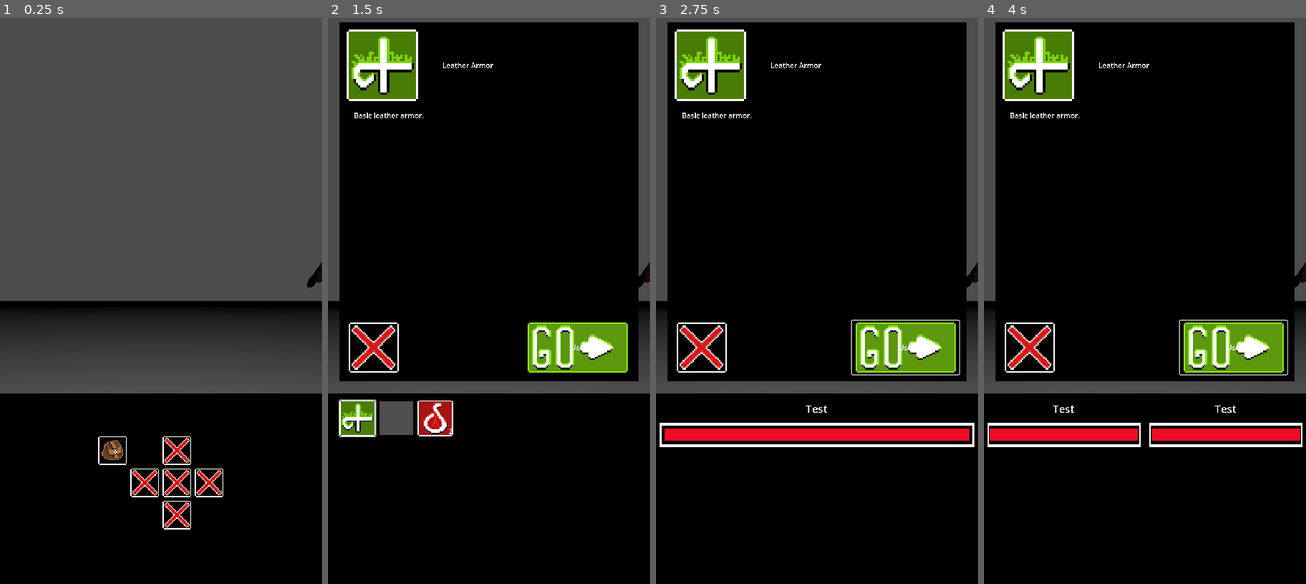
Above: before the commit, frames 1-4 (left to right).
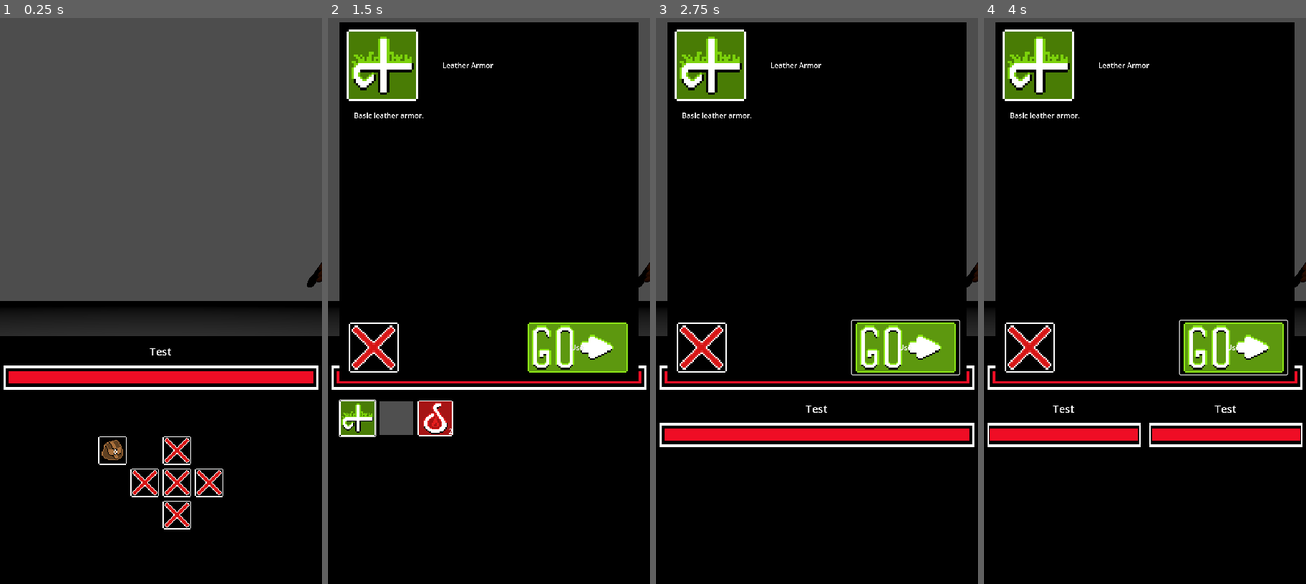
Above: after the commit, the same moments.

Repository: Crestor123/VoidRPG2.0
Game: Godot game, scene res://Scenes/Main.tscn
Two runs of this game, one before a commit and one after it. Both use one fixed random seed, a clock stepped at 60 frames per second and the inputs below. The engine's default icon, where the game draws it, is replaced by a stand-in: a white triangle on a blue panel in a dark square.
Inputs (mouse positions are in pixels of both pictures, inside the frame that each line leads up to):
- Up to frame 1 (0.25 s): no input
- Up to frame 2 (1.5 s): click (440, 482) at 0.5 s; click (356, 419) at 1.27 s
- Up to frame 3 (2.75 s): click "Use" at 2 s
- Up to frame 4 (4 s): click (1012, 419) at 2.77 s; click "Use" at 3.5 s

The runs differ from the first frame. In frame 1, 10% of the frame differs, in the area x 0-100%, y 56-67%; in frame 2, 2.7%; in frame 3, 2.7%; in frame 4, 2.7%.

Commit message:
Implemented basic item usage

Diff:
--- a/Resources/Items/HealthPotion.tres
+++ b/Resources/Items/HealthPotion.tres
@@ -8,8 +8,10 @@
 targetStat = "health"
 element = "fire"
 bonus = 10
+quantity = null
 name = "Health Potion"
 description = "Restores 10 HP"
 icon = ExtResource("1_5ceyd")
 cost = 5
-additionalEffects = {}
+stackable = true
+additionalEffects = null
--- a/Resources/Templates/Consumable.gd
+++ b/Resources/Templates/Consumable.gd
@@ -11,4 +11,4 @@
 
 @export var bonus : int
 
-@export var quantity : int = 1
+@export var turns : int = 1
--- a/Resources/Templates/Item.gd
+++ b/Resources/Templates/Item.gd
@@ -7,6 +7,8 @@
 @export var icon : Texture2D
 
 @export var cost : int
+
+@export var stackable : bool
 
 #@export_enum ("consumable", "equipment") var type : String
 
--- a/Scenes/Components/InventoryComponent.gd
+++ b/Scenes/Components/InventoryComponent.gd
@@ -9,14 +9,35 @@
 	for item in itemList:
 		addItem(item)
 
-func useItem(item : ItemNode):
+func useItem(item : ItemNode, partyMember : PartyMemberNode) -> bool:
+	#Use an item on a given party member
+	#If the item is a consumable, use it
+	var used = false
+
+	if item is ConsumableNode:
+		if item.targetStat == "health" && item.turns == 1:
+			if partyMember.stats.getHealthPercent() == 100:
+				return false
+			partyMember.stats.takeDamage(-item.bonus, item.element)
+			removeItem(item)
+			used = true
+		else:
+			partyMember.stats.addBuff(item.itemName, item.targetStat, item.bonus, item.turns, item.element)
+			used = true
+
+	#If the item is equipment, equip it
+	if item is EquipmentNode:
+		pass
+
+	#Otherwise, don't use item
+	return used
 	pass
 
 func addItem(item : Item):
 	var newItem
-	if item is Consumable:
+	if item.stackable:
 		for child in get_children():
-			if child.data == item:
+			if child.data == item && child.quantity < 99:
 				child.quantity += 1
 				return
 		newItem = consumableScene.instantiate()
--- a/Scenes/Components/StatComponent.gd
+++ b/Scenes/Components/StatComponent.gd
@@ -103,9 +103,10 @@
 	var damageReduction = (float(resistances[type] + tempResistances[type])) / 100
 	#print("damage reduction: ", damageReduction)
 	#value -= floor(value * float((100 - resistances[type]) / 100))
-	value -= floor(damageReduction * value)
-	value -= getStat("constitution")
-	if value < 0: value = 0
+	if value > 0:
+		value -= floor(damageReduction * value)
+		value -= getStat("constitution")
+		if value < 0: value = 0
 
 	#print("Taking ", value, " damage of ", type, " type")
 	tempStats.health -= value
@@ -135,4 +136,6 @@
 
 func getStat(stat : String):
 	if stat in stats:
+		if stat == "health": return tempStats["health"]
+		if stat == "mana": return tempStats["mana"]
 		return stats[stat] + tempStats[stat]
--- a/Scenes/Main.gd
+++ b/Scenes/Main.gd
@@ -25,6 +25,7 @@
 		member.initialize()
 
 	for item in UILayer.get_children():
+		if item == UILayer.healthUI: continue
 		item.visible = false
 
 	for item in UIOverlay.get_children():
--- a/Scenes/Objects/Inventory/Consumable.gd
+++ b/Scenes/Objects/Inventory/Consumable.gd
@@ -10,13 +10,12 @@
 	"acid", "darkness", "mind", "soul", "flesh", "time") var element : String
 
 @export var bonus : int
-
-@export var quantity : int = 1
+@export var turns : int
 
 func initialize():
 	if data != null:
 		targetStat = data.targetStat
 		element = data.element
 		bonus = data.bonus
-		quantity = data.quantity
+		turns = data.turns
 	super.initialize()
--- a/Scenes/Objects/Inventory/Consumable.tscn
+++ b/Scenes/Objects/Inventory/Consumable.tscn
@@ -4,3 +4,4 @@
 
 [node name="Consumable" type="Node"]
 script = ExtResource("1_6a7r1")
+quantity = 0
--- a/Scenes/Objects/Inventory/Item.gd
+++ b/Scenes/Objects/Inventory/Item.gd
@@ -12,10 +12,15 @@
 
 @export var additionalEffects : Dictionary
 
+@export var stackable : bool = false
+@export var quantity = 1
+
 func initialize():
 	if data != null:
 		itemName = data.name
 		description = data.description
 		icon = data.icon
 		cost = data.cost
+		stackable = data.stackable
+		quantity = 1
 		additionalEffects = data.additionalEffects
--- a/Scenes/Objects/PartyMember.gd
+++ b/Scenes/Objects/PartyMember.gd
@@ -8,7 +8,7 @@
 @onready var abilities = $AbilityComponent
 @onready var stats = $StatComponent
 @onready var knowledge = $KnowledgeComponent
-@onready var inventory = null
+@onready var inventory : Node = null
 @onready var equipment = $EquipmentComponent
 
 var experience : int = 0
--- a/Scenes/Objects/PartyMember.tscn
+++ b/Scenes/Objects/PartyMember.tscn
@@ -1,12 +1,10 @@
-[gd_scene load_steps=9 format=3 uid="uid://cpefi2s3q1l0n"]
+[gd_scene load_steps=7 format=3 uid="uid://cpefi2s3q1l0n"]
 
 [ext_resource type="Script" path="res://Scenes/Objects/PartyMember.gd" id="1_aljjp"]
 [ext_resource type="PackedScene" uid="uid://dquexvpeh3guq" path="res://Scenes/Objects/Ability.tscn" id="2_fjwdu"]
 [ext_resource type="PackedScene" uid="uid://bjc6jc6516g38" path="res://Scenes/Components/StatComponent.tscn" id="3_4ht2w"]
 [ext_resource type="PackedScene" uid="uid://b6iustp228h20" path="res://Scenes/Components/AbilityComponent.tscn" id="4_gganj"]
 [ext_resource type="PackedScene" uid="uid://da5nhmchq21qi" path="res://Scenes/Components/KnowledgeComponent.tscn" id="6_4sq35"]
-[ext_resource type="PackedScene" uid="uid://bv3b700b1vlb3" path="res://Scenes/Components/InventoryComponent.tscn" id="6_ylojq"]
-[ext_resource type="PackedScene" uid="uid://dvuafp4t0choo" path="res://Scenes/Objects/Inventory/Consumable.tscn" id="7_0t02m"]
 [ext_resource type="PackedScene" uid="uid://c37eccbn4d3ib" path="res://Scenes/Components/EquipmentComponent.tscn" id="7_k1qns"]
 
 [node name="PartyMember" type="Node2D"]
@@ -22,7 +20,4 @@
 
 [node name="KnowledgeComponent" parent="." instance=ExtResource("6_4sq35")]
 
-[node name="InventoryComponent" parent="." instance=ExtResource("6_ylojq")]
-consumableScene = ExtResource("7_0t02m")
-
 [node name="EquipmentComponent" parent="." instance=ExtResource("7_k1qns")]
--- a/Scenes/Objects/UI/InventoryUI.gd
+++ b/Scenes/Objects/UI/InventoryUI.gd
@@ -20,6 +20,7 @@
 	pass
 
 func fillItems(itemList : Node):
+	inventory = itemList
 	emptyItems()
 
 	popup.visible = false
@@ -52,7 +53,12 @@
 	pass
 
 func partyMemberSelected(partyMember : Node):
-
+	var used = inventory.useItem(selectedItem, partyMember)
+	if used:
+		fillItems(inventory)
+	else:
+		#Popup: item could not be used
+		pass
 	pass
 
 func closePopup():
--- a/Scenes/Objects/UI/PartySelectorUI.gd
+++ b/Scenes/Objects/UI/PartySelectorUI.gd
@@ -20,12 +20,12 @@
 	pass
 
 func partyMemberSelected(partyMember : Node):
-	if destination.has_method("partyMemberSelected"):
-		selected.disconnect(destination.partyMemberSelected)
-		destination = null
-
 	print(partyMember, " selected")
 	selected.emit(partyMember)
 	visible = false
 	for item in buttonContainer.get_children():
 		item.queue_free()
+
+	if destination.has_method("partyMemberSelected"):
+		selected.disconnect(destination.partyMemberSelected)
+		destination = null
